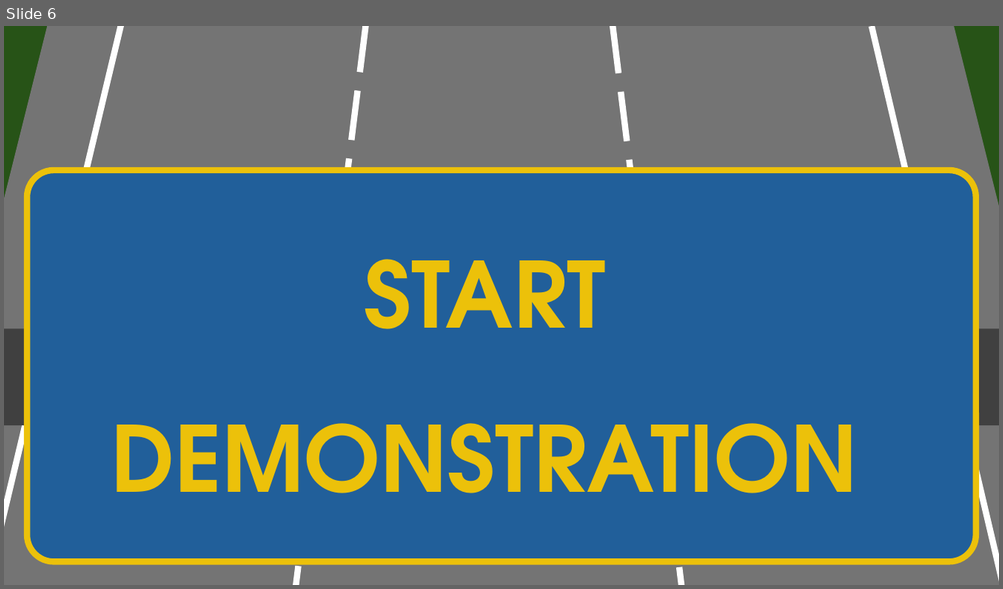
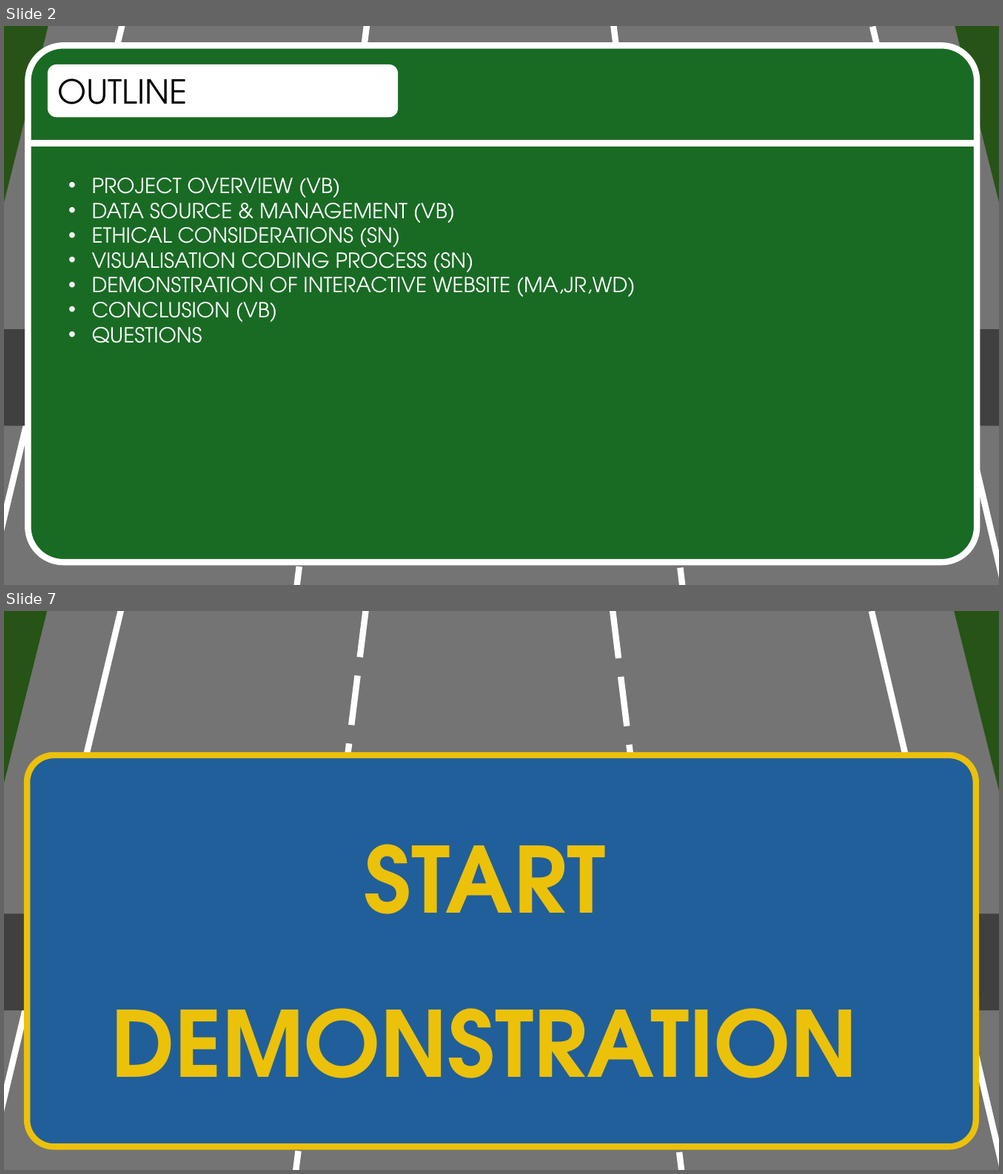
Before and after one commit to RealFakeDoor/Victoria_Road_Crash_Analysis, a slide deck: Presentation/car_crash_slide.pptx. Shown one above the other, each under a label of ours: slide 6 before the commit, slides 2 and 7 after it; the slides between them are not shown. The pictures are 1003x589 and 1003x1174 pixels, drawn with LibreOffice and Linux fonts; fonts in the diff are those of the drawing. Boxes give left, top, right and bottom in pixels: in the first picture for what was removed or moved away, otherwise in the second. Text is boxed around its words. In the diff, an @@ line names an element or a change of style, - is before the commit and + after.

```diff
--- a/Presentation/car_crash_slide.pptx
+++ b/Presentation/car_crash_slide.pptx
@@ slide 2 added at [4,26,999,585], background #FFFFFF @@
@@ rectangle added at [4,26,999,585], fill #275417 @@
@@ group added at [4,26,999,585]: 4 lines, 1 trapezoid, 1 rectangle, 1 rounded rectangle @@
@@ rounded rectangle added at [47,64,397,118], fill #FFFFFF, 32 pt, text #000000 @@
+OUTLINE
@@ line added from (27, 143) to (976, 143), #FFFFFF 6 pt @@
@@ text added at [92,178,635,343], 20 pt, text #FFFFFF @@
+• PROJECT OVERVIEW (VB)
+• DATA SOURCE & MANAGEMENT (VB)
+• ETHICAL CONSIDERATIONS (SN)
+• VISUALISATION CODING PROCESS (SN)
+• DEMONSTRATION OF INTERACTIVE WEBSITE (MA,JR,WD)
+• CONCLUSION (VB)
+• QUESTIONS
@@ what was slide 6 is now slide 7 @@
```
Also in this commit, not shown: 5 slides changed.
